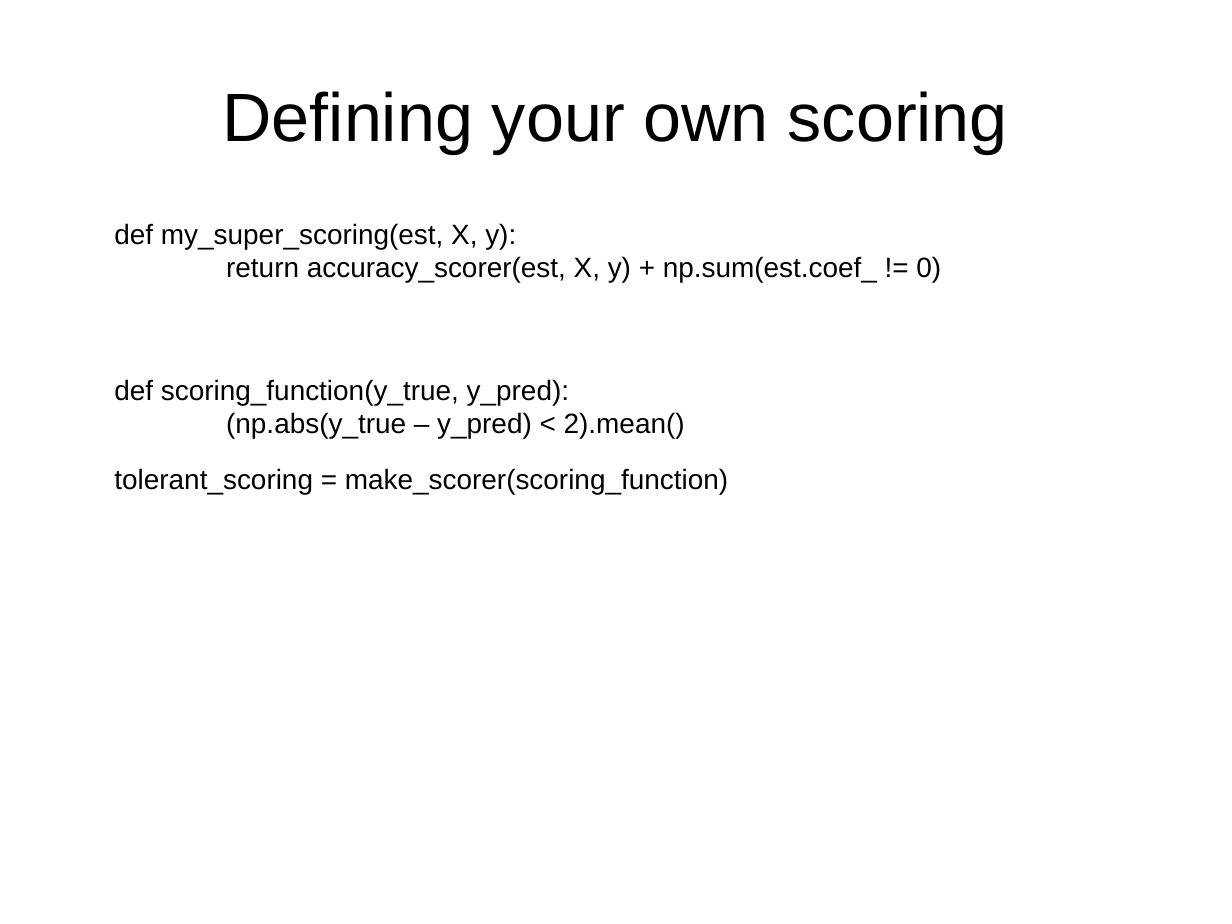
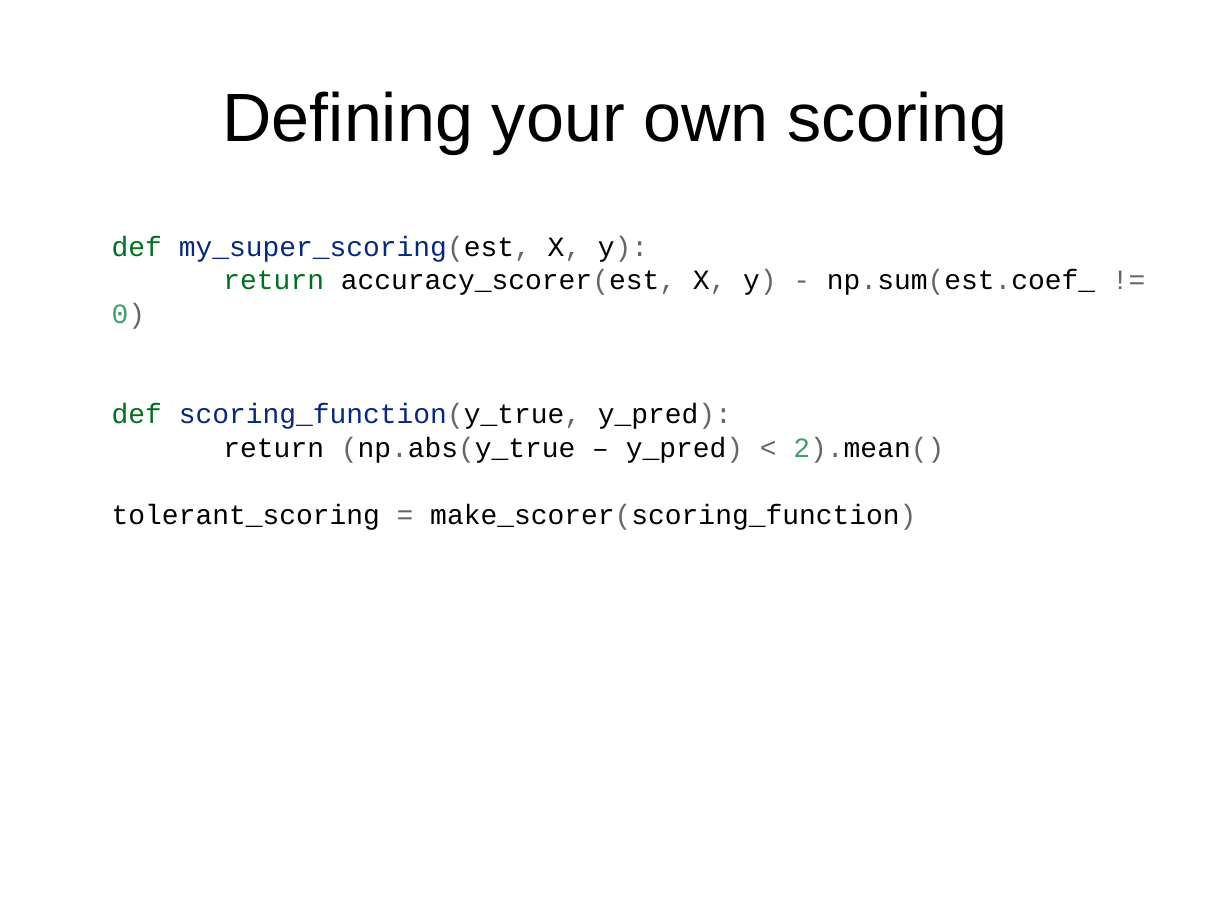
Before and after one commit to amueller/pydata-nyc-advanced-sklearn, a slide deck: slide 43 of presentation.odp (slide 42 before the commit). Drawn at 1232x924 pixels with LibreOffice and Linux fonts; fonts in the diff are those of the drawing. Boxes give left, top, right and bottom in pixels: in the first picture for what was removed or moved away, otherwise in the second. Text is boxed around its words. In the diff, an @@ line names an element or a change of style, - is before the commit and + after.

```diff
--- a/presentation.odp
+++ b/presentation.odp
@@ text at bbox=[112, 236, 1095, 463]: text changed; font Arial to Courier New @@
-def my_super_scoring(est, X, y):
-return accuracy_scorer(est, X, y) + np.sum(est.coef_ != 0)
-def scoring_function(y_true, y_pred):
-(np.abs(y_true – y_pred) < 2).mean()
+def my_super_scoring(est, X, y):
+return accuracy_scorer(est, X, y) - np.sum(est.coef_ != 0)
+def scoring_function(y_true, y_pred):
+return (np.abs(y_true – y_pred) < 2).mean()
@@ text "def my_super_scoring(est, X, y):": place and size @@
-text "def my_super_scoring(est, X, y):" at bbox=[114, 223, 941, 494]
+text "def my_super_scoring(est, X, y):" at bbox=[112, 236, 1095, 530]
@@ text at bbox=[112, 504, 916, 530]: font Arial to Courier New in "tolerant_scoring = make_scorer(scoring_function)"; text colour #000000 to #666666 in "= make_scorer(scoring_function)"; indent changed; less space between paragraphs @@
```
Also in this commit, not shown: 42 other slides changed, 26 slides added, 9 slides removed.
